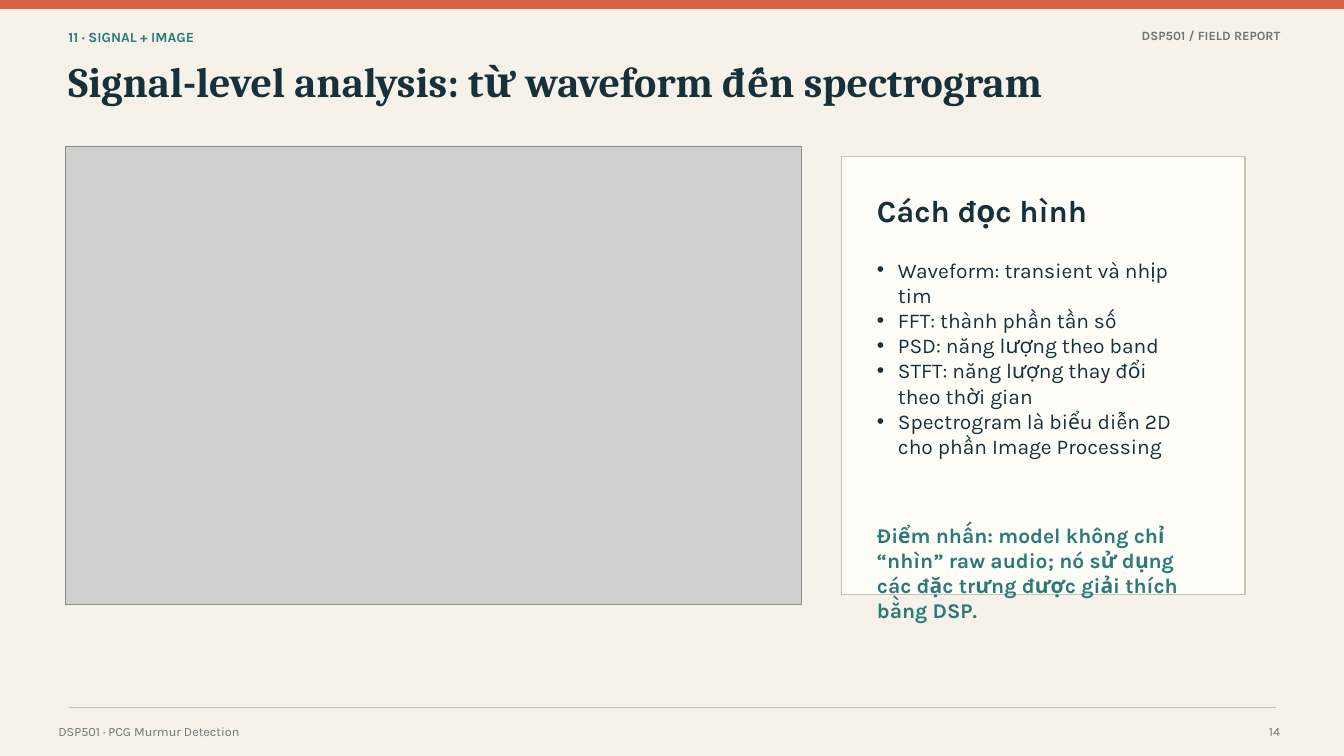
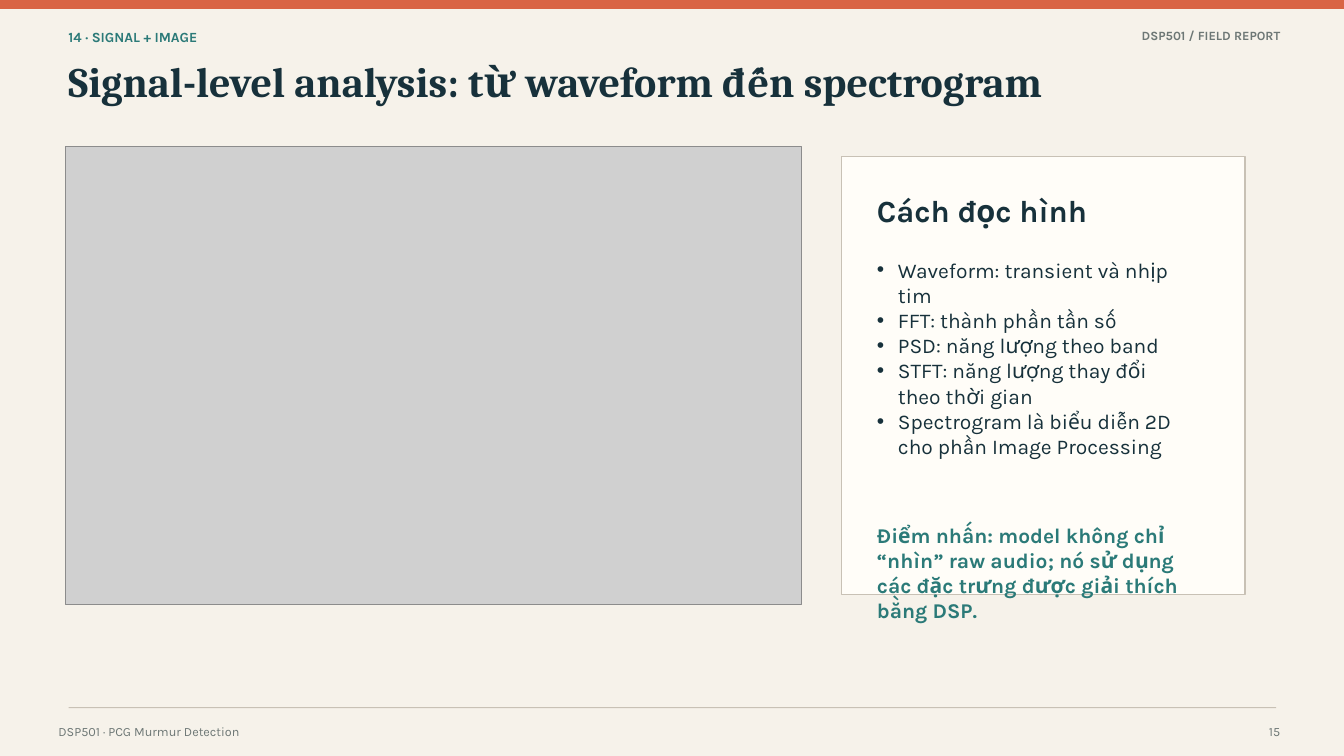
Before and after one commit to nstung463/pcg_murmur_dsp, a slide deck: slide 15 of docs/project_deliverables/DSP501_final_presentation.pptx (slide 14 before the commit). Drawn at 1344x756 pixels with LibreOffice and Linux fonts; fonts in the diff are those of the drawing; grey boxes stand for pictures. Boxes give left, top, right and bottom in pixels: in the first picture for what was removed or moved away, otherwise in the second. Text is boxed around its words. In the diff, an @@ line names an element or a change of style, - is before the commit and + after.

```diff
--- a/docs/project_deliverables/DSP501_final_presentation.pptx
+++ b/docs/project_deliverables/DSP501_final_presentation.pptx
@@ text at [68, 32, 198, 42]: text changed @@
-11 · SIGNAL + IMAGE
+14 · SIGNAL + IMAGE
@@ text at [1269, 728, 1280, 736]: text changed @@
-14
+15
```
Also in this commit, not shown: 5 other slides changed, 1 slide added, 6 other files.
